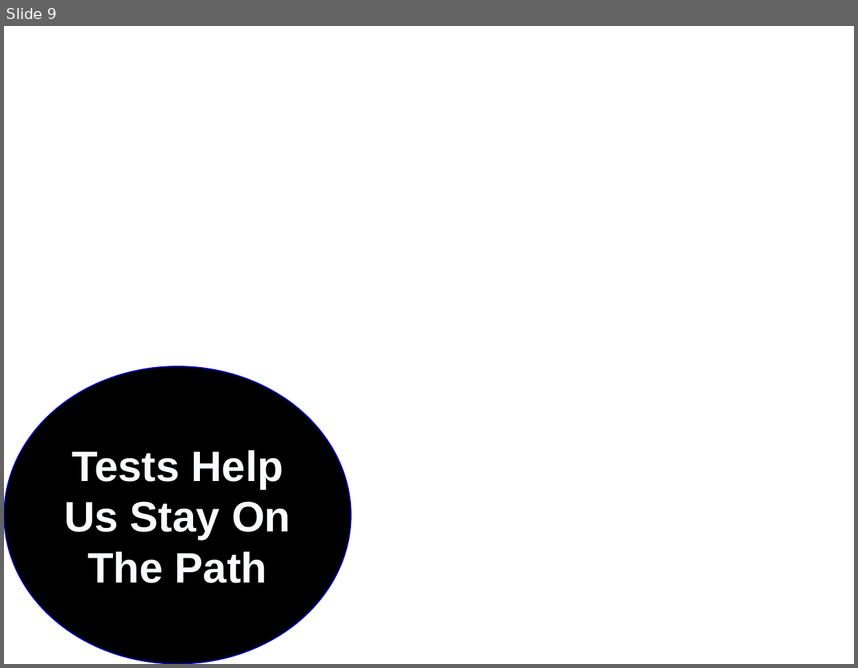
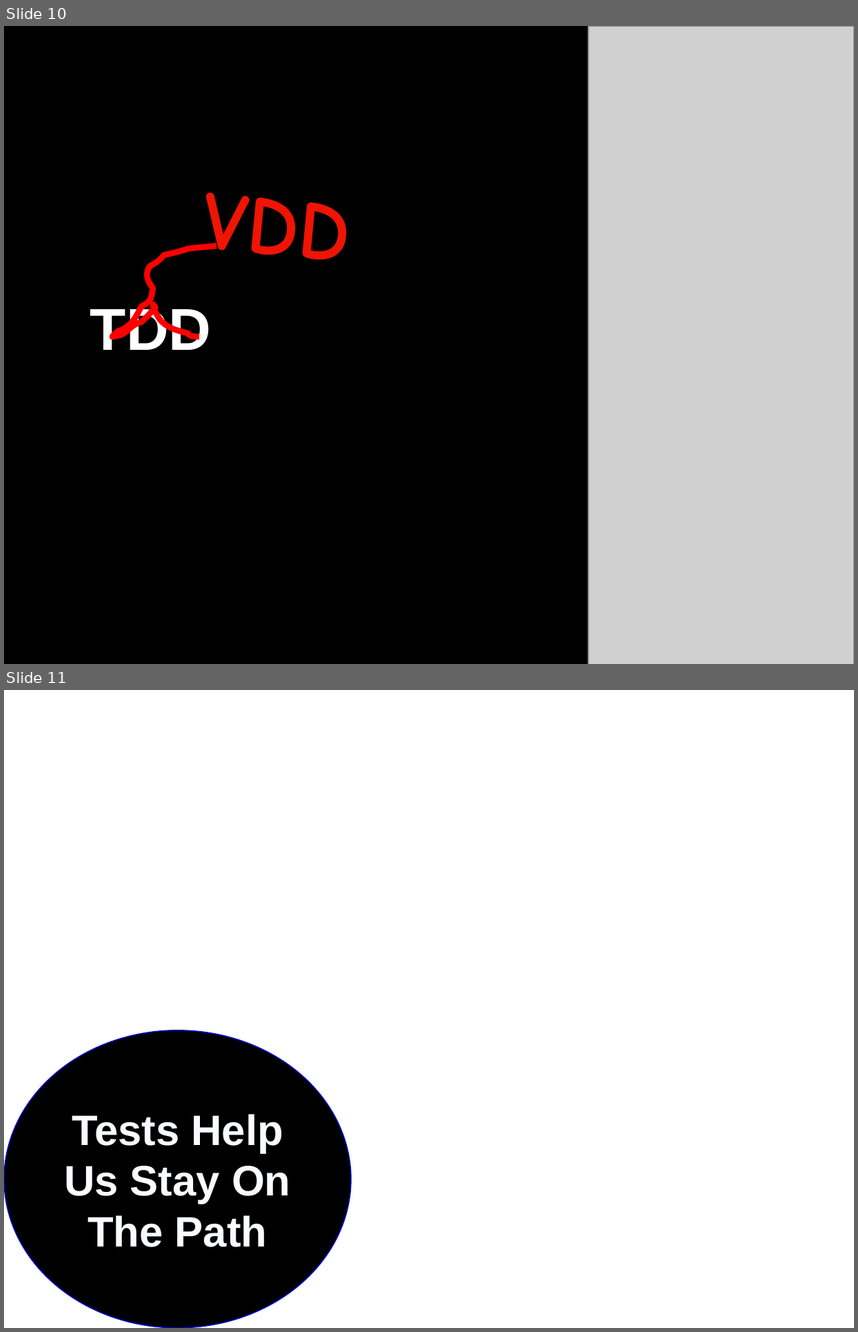
Before and after one commit to marcesher/mxunit-cfmeetups, a slide deck: CFObjective2009TDD/ppt/Esher_TestableCode.ppt. Shown one above the other, each under a label of ours: slide 9 before the commit, slides 10 and 11 after it. The pictures are 858x668 and 858x1332 pixels, drawn with LibreOffice and Linux fonts; fonts in the diff are those of the drawing; grey boxes stand for pictures; background and template pictures are left out. Boxes give left, top, right and bottom in pixels: in the first picture for what was removed or moved away, otherwise in the second. Text is boxed around its words. In the diff, an @@ line names an element or a change of style, - is before the commit and + after.

```diff
--- a/CFObjective2009TDD/ppt/Esher_TestableCode.ppt
+++ b/CFObjective2009TDD/ppt/Esher_TestableCode.ppt
@@ slide 10 added at <box>4,26,854,664</box>, background #000000 @@
@@ picture added at <box>589,26,854,664</box> @@
@@ text added at <box>201,192,348,260</box>, 70 pt, text #EF1403, bold @@
+VDD
@@ freeform shape added at <box>110,245,217,337</box>, outline #FF0000 4.99 pt @@
@@ text added at <box>90,303,212,350</box>, 50 pt, text #FFFFFF, bold @@
+TDD
@@ what was slide 9 is now slide 11 @@
```
Also in this commit, not shown: 4 slides changed, 4 other slides added, 3 slides removed.
